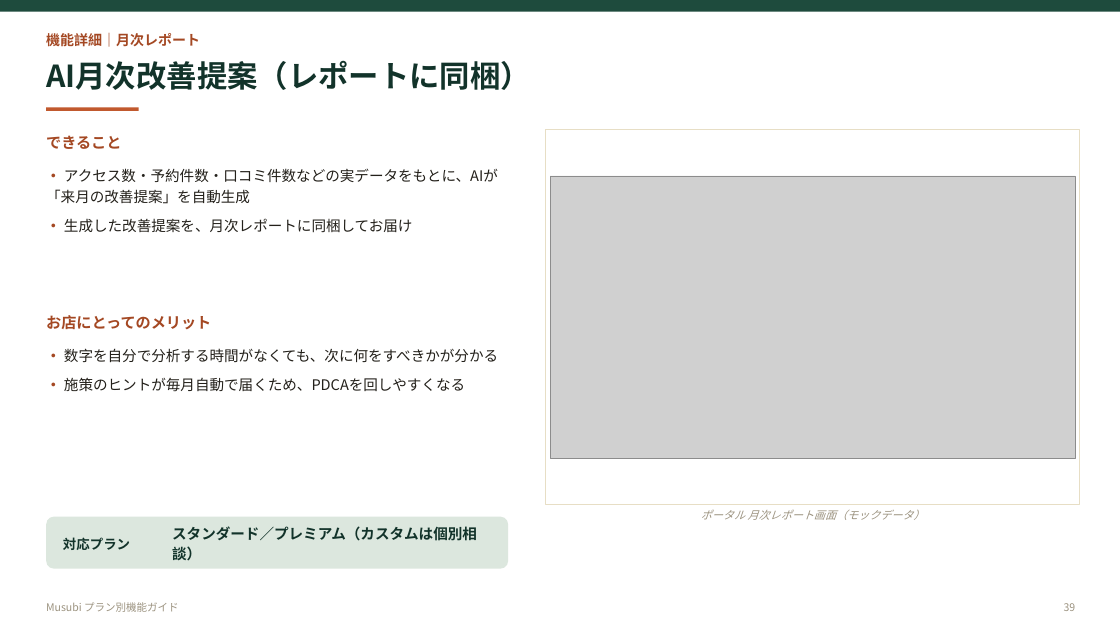
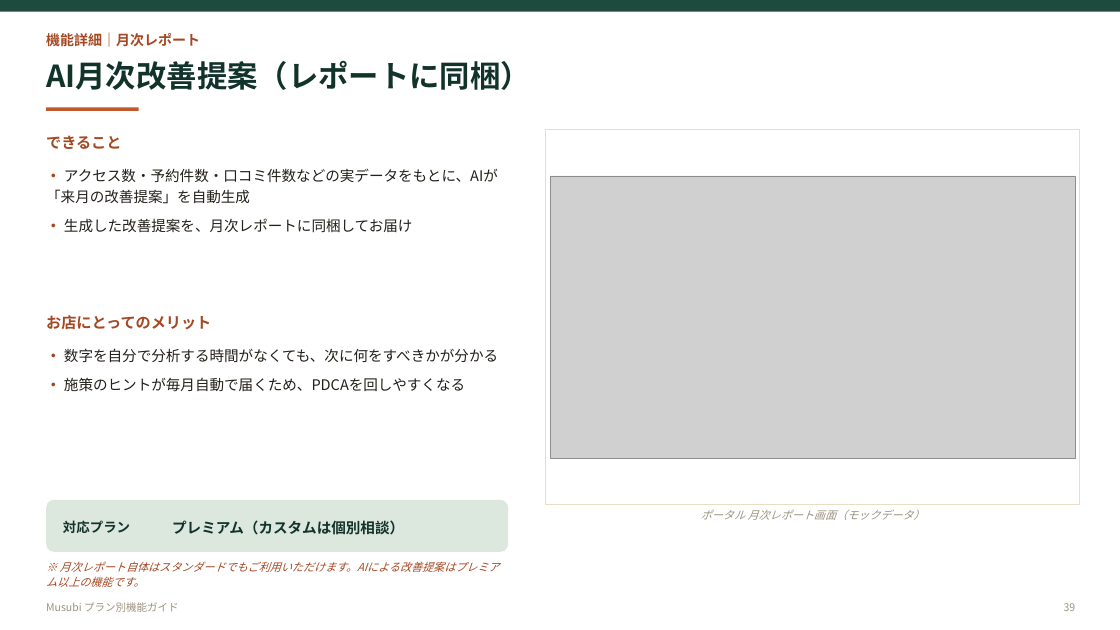
Before and after one commit to f2-watanabe/musubi-demos, a slide deck: slide 39 of pdf/プラン別機能ガイド.pptx. Drawn at 1120x630 pixels with LibreOffice and Linux fonts; fonts in the diff are those of the drawing; grey boxes stand for pictures. Boxes give left, top, right and bottom in pixels: in the first picture for what was removed or moved away, otherwise in the second. Text is boxed around its words. In the diff, an @@ line names an element or a change of style, - is before the commit and + after.

```diff
--- a/pdf/プラン別機能ガイド.pptx
+++ b/pdf/プラン別機能ガイド.pptx
@@ rounded rectangle: place and size @@
-rounded rectangle at [46, 517, 508, 569]
+rounded rectangle at [46, 500, 508, 552]
@@ text "対応プラン": place and size @@
-text "対応プラン" at [63, 537, 130, 550]
+text "対応プラン" at [63, 520, 130, 533]
@@ text at [172, 520, 404, 535]: text changed @@
-スタンダード／プレミアム（カスタムは個別相談）
+プレミアム（カスタムは個別相談）
@@ text added at [46, 561, 500, 587], 9.5 pt, text #A44823, italic @@
+※ 月次レポート自体はスタンダードでもご利用いただけます。AIによる改善提案はプレミアム以上の機能です。
```
Also in this commit, not shown: 9 other slides changed, 2 other files.
